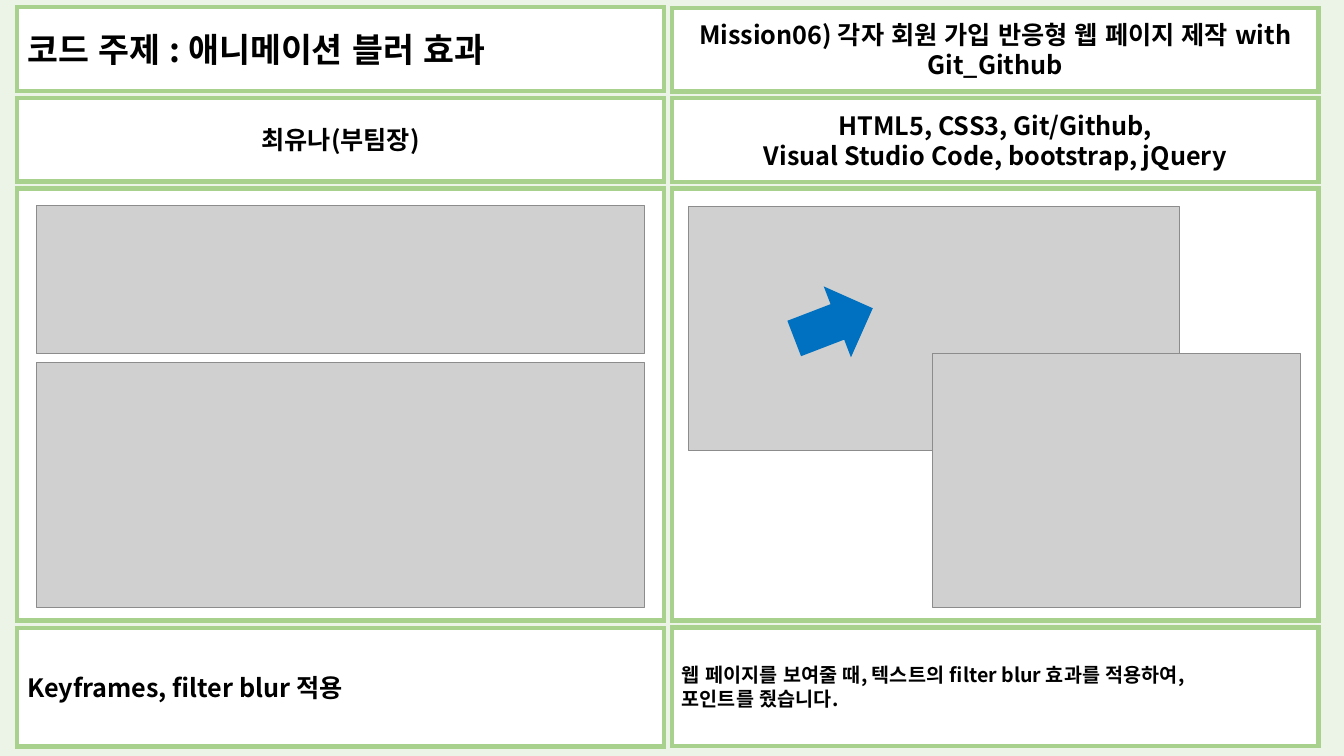
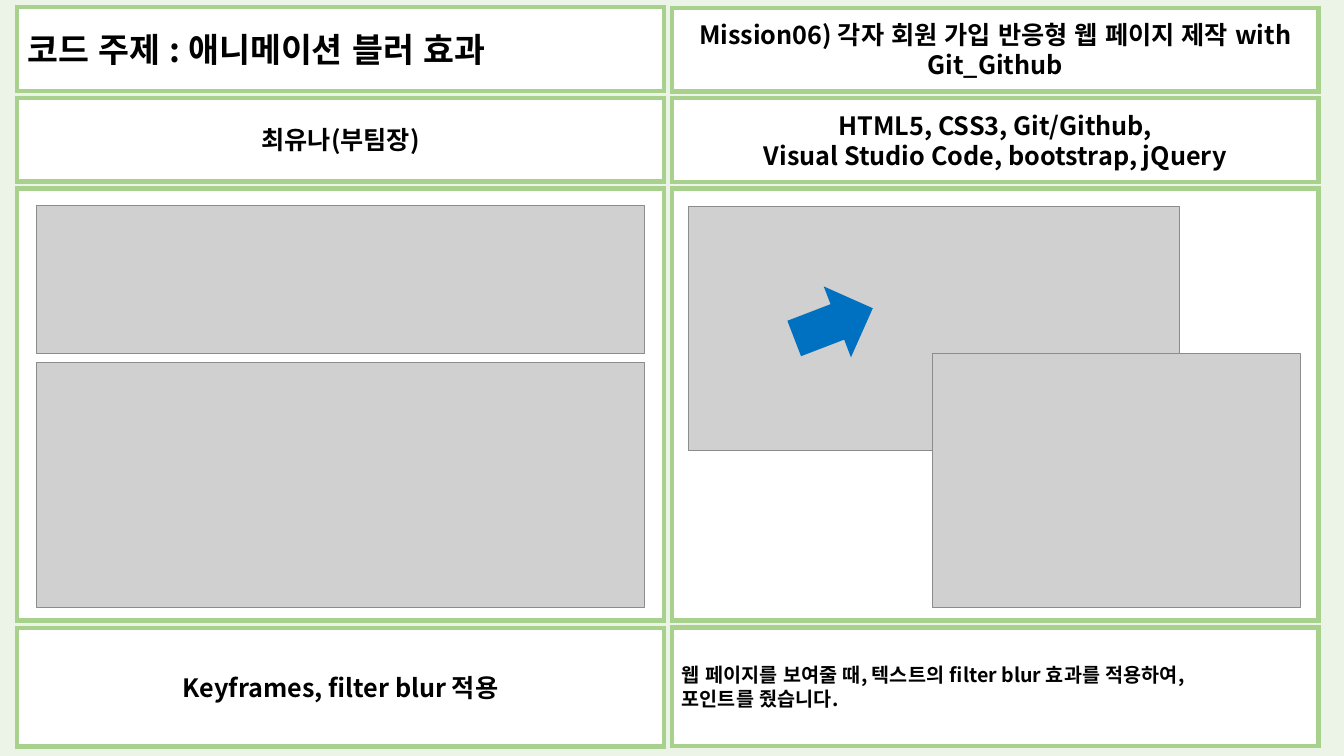
Before and after one commit to qufdbsk/Mission06_Study4Team, a slide deck: slide 1 of 코드리뷰6_yuna.pptx. Drawn at 1344x756 pixels with LibreOffice and Linux fonts; fonts in the diff are those of the drawing; grey boxes stand for pictures. Boxes give left, top, right and bottom in pixels: in the first picture for what was removed or moved away, otherwise in the second. Text is boxed around its words. In the diff, an @@ line names an element or a change of style, - is before the commit and + after.

```diff
--- a/코드리뷰6_yuna.pptx
+++ b/코드리뷰6_yuna.pptx
@@ rectangle "Keyframes, filter blur 적용" at bbox=[17, 628, 663, 747]: alignment left to centre @@
```
Also in this commit, not shown: 2 other files.
